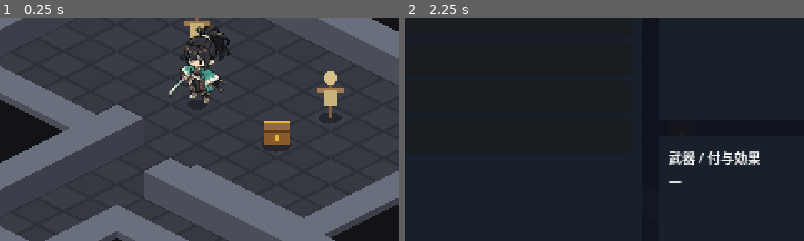
Above: before the commit, frames 1-2 (left to right).
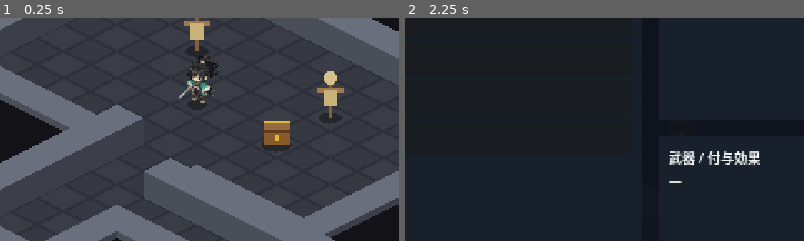
Above: after the commit, the same moments.

Repository: fururun/HackSla
Game: Godot game, scene res://scenes/main/main.tscn
Two runs of this game, one before a commit and one after it. Both use one fixed random seed, a clock stepped at 60 frames per second and the inputs below.
Inputs (mouse positions are % of the whole screen's width and height, from its top left):
- Up to frame 1 (0.25 s): no input
- Up to frame 2 (2.25 s): tap Enter at 0.5 s; move the mouse to (72, 45) at 0.52 s; hold D (move_right) 0.53-1.25 s; hold I (toggle_equip_screen) 0.53-1.25 s; click (72, 45) at 0.67 s; click "閉じる [I]" at 1.25 s; tap F5 (restart_game) at 2 s; move the mouse to (30, 55) at 2.02 s; hold S (move_down) from 2.03 s (still down); tap I (toggle_equip_screen) at 2.1 s
The pictures show only the part of the screen within x 25-75%, y 34-84%; the shares and areas given below are measured in that part.

The runs differ from the first frame. In frame 1, 2.1% of the frame differs, in the area x 42-58%, y 3-39%; in frame 2, nothing differs.

Commit message:
プレイヤーの絵を縮めて小さくする(30x30)。高解像度の元は player_hi_*.png に残す
make_small.py で大きさを変えて作り直せる。

Co-Authored-By: Claude Sonnet 5.5 <noreply@anthropic.com>

Diff:
--- a/scripts/player/player.gd
+++ b/scripts/player/player.gd
@@ -14,7 +14,6 @@
 
 
 func _ready() -> void:
-	texture_filter = CanvasItem.TEXTURE_FILTER_LINEAR  # 大きい絵を縮めて描くので、ぼかしつきで縮める
 	add_to_group("player")
 	caster.name = "SkillCaster"
 	add_child(caster)
@@ -77,8 +76,8 @@
 
 # ---- 絵（art/sprites/player/。作り方は make_player.py） ----
 const SPRITE_DIR: String = "res://art/sprites/player/"
-const SPRITE_SIZE: Vector2 = Vector2(96, 96)  ## 絵の大きさ（元の絵のドット数）。足元の中心が原点
-const SPRITE_SCALE: float = 0.5  ## ゲーム内での縮小率。キャラの高さ（約92ドット）が、画面上で約46ドットになる
+const SPRITE_SIZE: Vector2 = Vector2(30, 30)  ## 絵の大きさ（ドット数）。足元の中心が原点。高解像度の元は player_hi_*.png
+const SPRITE_SCALE: float = 1.0  ## 絵の拡大率（絵はすでにゲームの大きさに縮めてある）
 const BOB_INTERVAL_MS: int = 140  ## 歩いているときの上下の揺れの間隔
 static var _textures: Dictionary = {}  ## 向き（front / back / side）-> Texture2D
 
Binary file changed: art/sprites/player/player_back.png
Binary file changed: art/sprites/player/player_front.png
Binary file added: art/sprites/player/player_hi_back.png
Not shown, added: art/sprites/player/player_hi_back.png.import
Binary file added: art/sprites/player/player_hi_front.png
Not shown, added: art/sprites/player/player_hi_front.png.import
Binary file added: art/sprites/player/player_hi_side.png
Not shown, added: art/sprites/player/player_hi_side.png.import
Binary file changed: art/sprites/player/player_side.png
Binary file changed: shots/player_ai.png
